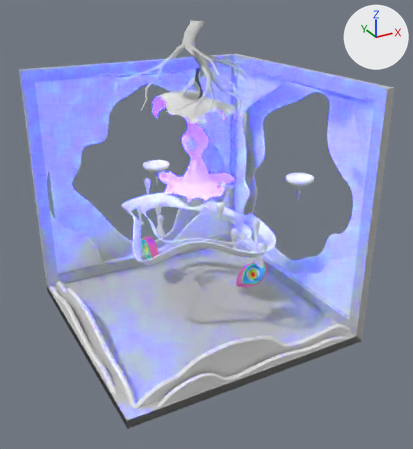
The FBX model PocketCubeGamePlay/Assets/Art/Models/SenceModels/Newton/SM_Newton_sence.fbx: old version first, new version second.
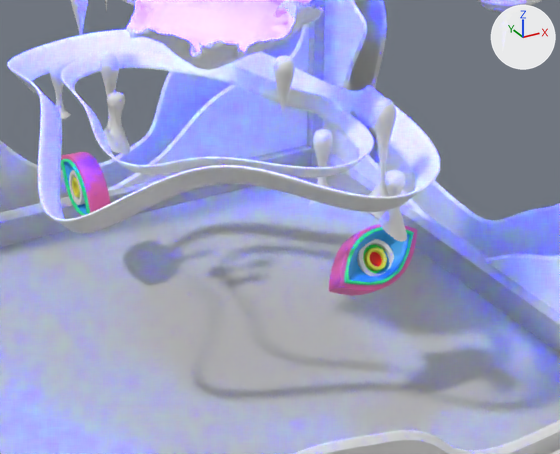
The first picture shows the older version from a camera (50 mm lens) standing at (-10.2, -19.6, 13.6) and looking at (0.7, 0.1, 3.7). The close-ups show both versions on the part from 29% to 77% of the width and 41% to 77% of the height of that picture; other places that the commit changed are outside them. Every picture has the same lights, and +X, +Y and +Z are marked at upper right. Where no turn or scale is listed for an object, it has been applied to the vertices. Vertices at the same position are counted once.

The first close-up shows 'Gravitational line001', 'Gravitational line002', 'Line002.006', 'backboard_L001', 'backboard_L002', 'backboard_R001', 'backboard_R002', 'backboard_R004', 'basieisence', 'eye.001', 'eye.002', 'tear_L001', 'tear_L002', 'tear_L004', 'tear_R001', 'tear_R003', 'tear_R004'.
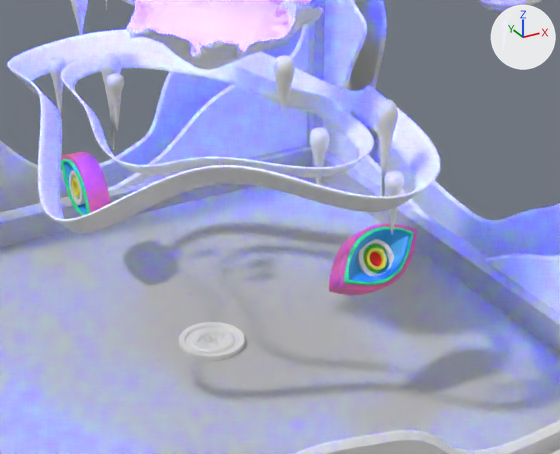
Edits to the bpy script that builds the scene:
```text
Change me_网格_008:
    used by ob_tear_r003; location = (1.22, -2.83, 3.88); rotation_euler = (0.0, 0.0, -1.103), in degrees (0, 0, -63); scale = (0.621, 0.621, 0.653)
    remove me_网格_008.from_pydata(...)  # 1473 vertices, 1440 faces; spans x -0.4..0.4, y -0.4..0.4, z -0.95..1.78
    add me_网格_008.from_pydata(...)  # 1153 vertices, 1120 faces; spans x -0.28..0.28, y -0.28..0.28, z -1.09..0.92
    me_网格_008 part 2: 1473 vertices removed from x -0.4..0.4, y -0.4..0.4, z -0.95..1.78; 1153 vertices added at x -0.28..0.28, y -0.28..0.28, z -1.09..0.92
Change me_网格_010:
    used by ob_tear_r001; location = (0.8, -1.93, 3.64); rotation_euler = (-3.142, 0.0, -1.103), in degrees (-180, 0, -63); scale = (-0.481, -0.481, -0.505)
    remove me_网格_010.from_pydata(...)  # 1473 vertices, 1440 faces; spans x -0.4..0.4, y -0.4..0.4, z -1.12..1.32
    add me_网格_010.from_pydata(...)  # 1153 vertices, 1120 faces; spans x -0.29..0.29, y -0.29..0.29, z -1.02..1.32
    me_网格_010 part 3: 192 vertices moved from x -0.15..0.15, y -0.15..0.15, z 0.07..0.37 to x -0.15..0.15, y -0.15..0.15, z -0.42..0.29; 384 vertices removed from x -0.4..0.4, y -0.4..0.4, z -1.12..-0.07; 64 vertices added at x -0.01..0.01, y -0.01..0.01, z -1.02
Change me_网格_002:
    used by ob_tear_l004; location = (-0.77, 1.7, 3.41); rotation_euler = (0.0, 0.0, -1.01), in degrees (0, 0, -58); scale = (0.5, 0.5, 0.5)
    remove me_网格_002.from_pydata(...)  # 1473 vertices, 1440 faces; spans x -0.4..0.4, y -0.4..0.4, z -1.12..0.92
    add me_网格_002.from_pydata(...)  # 1153 vertices, 1120 faces; spans x -0.28..0.28, y -0.28..0.28, z -1.09..0.92
    me_网格_002 part 4: 64 vertices moved from x -0.15..0.15, y -0.15..0.15, z 0.15 to x -0.13..0.13, y -0.13..0.13, z -0.14; 448 vertices removed from x -0.4..0.4, y -0.4..0.4, z -1.12..0.05; 128 vertices added at x -0.08..0.08, y -0.08..0.08, z -1.09..-0.56
Change me_网格_007:
    used by ob_tear_l002; location = (-0.67, 2.11, 3.28); rotation_euler = (0.0, 0.0, -1.01), in degrees (0, 0, -58); scale = (0.573, 0.573, 0.602)
    remove me_网格_007.from_pydata(...)  # 1473 vertices, 1440 faces; spans x -0.4..0.4, y -0.4..0.4, z -0.95..1.78
    add me_网格_007.from_pydata(...)  # 1089 vertices, 1058 faces; spans x -0.26..0.26, y -0.26..0.26, z -0.9..1.78
    me_网格_007 part 1: 68 vertices moved from x -0.13..0.13, y -0.13..0.13, z 0.27..0.72 to x -0.13..0.13, y -0.13..0.13, z -0.27..0.65; 572 vertices removed from x -0.4..0.4, y -0.4..0.4, z -0.95..0.48; 188 vertices added at x -0.07..0.07, y -0.07..0.07, z -0.9..0.19
Change me_网格:
    used by ob_tear_l001; location = (-1.23, 2.92, 3.41); rotation_euler = (-3.142, 0.0, -1.01), in degrees (-180, 0, -58); scale = (-0.443, -0.443, -0.466)
    remove me_网格.from_pydata(...)  # 1473 vertices, 1440 faces; spans x -0.4..0.4, y -0.4..0.4, z -1.12..1.32
    add me_网格.from_pydata(...)  # 1153 vertices, 1120 faces; spans x -0.29..0.29, y -0.29..0.29, z -1.02..1.32
    me_网格 part 5: 192 vertices moved from x -0.15..0.15, y -0.15..0.15, z 0.07..0.37 to x -0.15..0.15, y -0.15..0.15, z -0.42..0.29; 384 vertices removed from x -0.4..0.4, y -0.4..0.4, z -1.12..-0.07; 64 vertices added at x -0.01..0.01, y -0.01..0.01, z -1.02
Add me_柱体_006:
    me_柱体_006.from_pydata(...)  # 1089 vertices, 1058 faces; spans x -0.26..0.26, y -0.26..0.26, z -0.9..1.78
Change ob_tear_r003:
    ob_tear_r003.location: (1.22, -2.83, 3.88) -> (1.2, -3.16, 3.63)
    ob_tear_r003.rotation_euler: (0.0, 0.0, -1.103) -> (0.0, 0.0, -1.033)  # degrees (0, 0, -63) -> degrees (0, 0, -59)
    ob_tear_r003.scale: (0.621, 0.621, 0.653) -> (0.478, 0.478, 0.478)
Change ob_tear_r004:
    ob_tear_r004: bpy.data.objects.new('tear_R004', me_网格_009) -> bpy.data.objects.new('tear_R004', me_网格_011)
    ob_tear_r004.location: (1.24, -3.12, 3.6) -> (1.32, -1.54, 8.65)
    ob_tear_r004.scale: (0.5, 0.5, 0.5) -> (0.144, 0.144, 0.151)
Change ob_tear_r001:
    ob_tear_r001.location: (0.8, -1.93, 3.64) -> (0.73, -1.94, 3.71)
    ob_tear_r001.rotation_euler: (-3.142, 0.0, -1.103) -> (3.142, 0.0, -1.033)  # degrees (-180, 0, -63) -> degrees (180, 0, -59)
    ob_tear_r001.scale: (-0.481, -0.481, -0.505) -> (-0.478, -0.478, -0.478)
Change ob_tear_l004:
    ob_tear_l004.location: (-0.77, 1.7, 3.41) -> (-0.76, 1.7, 3.74)
    ob_tear_l004.rotation_euler: (0.0, 0.0, -1.01) -> (0.0, 0.0, -1.033)  # degrees (0, 0, -58) -> degrees (0, 0, -59)
    ob_tear_l004.scale: (0.5, 0.5, 0.5) -> (0.478, 0.478, 0.478)
Change ob_tear_l002:
    ob_tear_l002.location: (-0.67, 2.11, 3.28) -> (-0.66, 2.1, 3.26)
    ob_tear_l002.rotation_euler: (0.0, 0.0, -1.01) -> (0.0, 0.0, -1.033)  # degrees (0, 0, -58) -> degrees (0, 0, -59)
    ob_tear_l002.scale: (0.573, 0.573, 0.602) -> (0.617, 0.617, 0.617)
Change ob_tear_l001:
    ob_tear_l001.location: (-1.23, 2.92, 3.41) -> (-1.23, 2.92, 3.49)
    ob_tear_l001.rotation_euler: (-3.142, 0.0, -1.01) -> (3.142, 0.0, -1.033)  # degrees (-180, 0, -58) -> degrees (180, 0, -59)
    ob_tear_l001.scale: (-0.443, -0.443, -0.466) -> (-0.478, -0.478, -0.478)
Change ob_tear_r002:
    ob_tear_r002: bpy.data.objects.new('tear_R002', me_网格_011) -> bpy.data.objects.new('tear_R002', me_柱体_006)
    ob_tear_r002.location: (1.32, -1.54, 8.65) -> (1.3, -2.76, 3.88)
    ob_tear_r002.rotation_euler: (0.0, 0.0, -1.103) -> (0.0, 0.0, -1.033)  # degrees (0, 0, -63) -> degrees (0, 0, -59)
    ob_tear_r002.scale: (0.144, 0.144, 0.151) -> (0.617, 0.617, 0.617)
Add ob_coin:
    ob_coin = bpy.data.objects.new('coin', me_柱体_013)  # 1583 vertices, 1313 faces; spans x -0.531..0.531, y -0.531..0.531, z -0.089..0.089; in mat_材质 (its picture is missing)
    ob_coin.location = (0.0, 0.0, 0.0)
```

What differs and where, as boxes [x1, y1, x2, y2] in the close-ups (560 x 454 px):
'coin', added
    after: [179, 322, 245, 361]
'tear_R003', reshaped, moved, turned, rescaled
    before: [368, 98, 396, 219]
    after: [384, 171, 404, 235]
'tear_L004', reshaped, moved, turned, rescaled
    before: [105, 92, 130, 155]
    after: [107, 74, 124, 131]
'tear_R002', reshaped, moved, turned, rescaled (not visible before)
    after: [375, 99, 398, 197]
'tear_R004', reshaped, moved, rescaled (not visible afterwards)
    before: [379, 170, 407, 242]
'tear_L002', reshaped, moved, turned, rescaled
    before: [100, 53, 119, 153]
    after: [100, 53, 121, 150]
'tear_R001', reshaped, moved, turned, rescaled
    before: [309, 129, 333, 205]
    after: [310, 128, 329, 185]
'tear_L001', reshaped, moved, turned, rescaled
    before: [50, 63, 71, 120]
    after: [49, 57, 66, 116]
part 1 of me_网格_007, cut back
    before: [103, 84, 118, 153]
    after: [105, 85, 115, 150]
part 3 of me_网格_010, cut back
    before: [309, 157, 330, 205]
    after: [313, 155, 325, 185]
part 4 of me_网格_002, cut back
    before: [105, 113, 130, 155]
    after: [111, 94, 121, 131]
part 5 of me_网格, cut back
    before: [54, 86, 71, 120]
    after: [53, 81, 64, 116]
